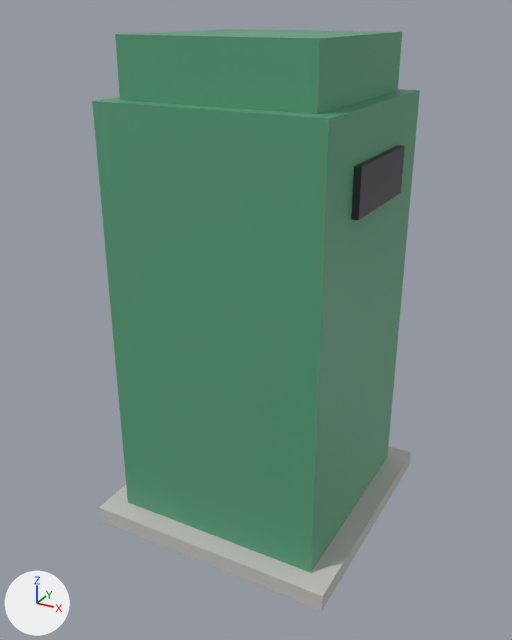
The FBX model SourceArt/Models/SM_Prop_OutdoorBin.fbx: old version first, new version second.
One viewpoint serves both versions: a 50 mm camera at (0.722, -1.356, 1.165) aimed at (-0.006, -0.032, 0.503). Every picture has the same lights, and +X, +Y and +Z are marked at lower left. The first picture is the older version. Where no turn or scale is listed for an object, it has been applied to the vertices.

Script lines for the objects in view, before the commit:
```python
me_sm_prop_outdoorbin = bpy.data.meshes.new('SM_Prop_OutdoorBin')
me_sm_prop_outdoorbin.from_pydata(...)  # a box spanning x -0.25..0.25, y -0.25..0.25, z 0.0..1.0, material slot 2; a box spanning x -0.212..0.212, y -0.212..0.212, z 1.0..1.12, material slot 2; a box spanning x 0.245..0.265, y -0.125..0.125, z 0.8..0.9, material slot 0; a box spanning x -0.3..0.3, y -0.3..0.3, z 0.0..0.04, material slot 1
me_sm_prop_outdoorbin.materials.append(mat_metaldark)  # dark grey #505055
me_sm_prop_outdoorbin.materials.append(mat_concrete)  # light grey #c4c2bf
me_sm_prop_outdoorbin.materials.append(mat_paintgreen)  # green #59a07c
ob_sm_prop_outdoorbin = bpy.data.objects.new('SM_Prop_OutdoorBin', me_sm_prop_outdoorbin)
ob_sm_prop_outdoorbin.location = (0.0, 0.0, 0.0)
```
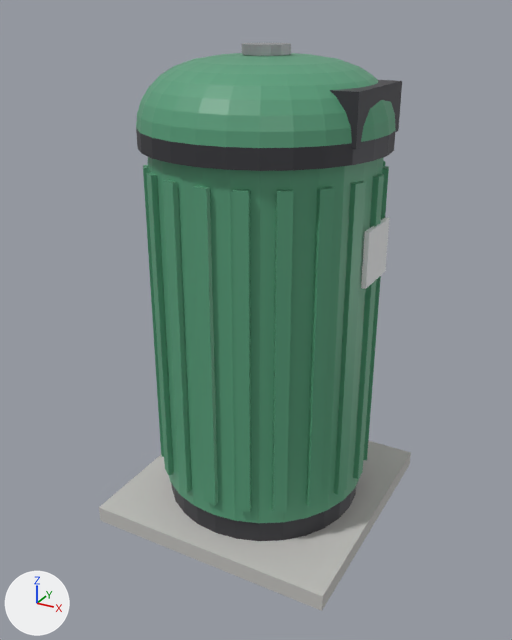
The change, as a list of edits to the scene's bpy script:
```text
Add mat_metal:
    mat_metal = principled_material('Metal')
    mat_metal.base_color = (0.55, 0.56, 0.58)  # light grey #c4c5c8
    mat_metal.metallic = 0.9
    mat_metal.roughness = 0.35
Add mat_plasticwhite:
    mat_plasticwhite = principled_material('PlasticWhite')
    mat_plasticwhite.base_color = (0.85, 0.86, 0.87)  # white #edeff0
Change me_sm_prop_outdoorbin:
    used by ob_sm_prop_outdoorbin; location = (0.0, 0.0, 0.0)
    remove me_sm_prop_outdoorbin.from_pydata(...)  # 32 vertices, 24 faces; spans x -0.3..0.3, y -0.3..0.3, z 0.0..1.12
    add me_sm_prop_outdoorbin.from_pydata(...)  # 604 vertices, 476 faces; spans x -0.3..0.3, y -0.3..0.3, z 0.0..1.1
    me_sm_prop_outdoorbin part 1: a new loose piece, a 28-sided cylinder along z spanning x -0.24..0.24, y -0.24..0.24, z 0.04..0.1, in mat_metaldark (dark grey #505055)
    me_sm_prop_outdoorbin part 2: a new loose piece, a 28-sided cylinder along z spanning x -0.25..0.25, y -0.25..0.25, z 0.1..0.9, in mat_paintgreen (green #59a07c)
    me_sm_prop_outdoorbin part 3: a new loose piece, a box spanning x 0.249..0.261, y -0.015..0.015, z 0.14..0.86, in mat_paintgreen (green #59a07c)
    me_sm_prop_outdoorbin part 4: a new loose piece, a box spanning x -0.015..0.015, y -0.261..-0.249, z 0.14..0.86, in mat_paintgreen (green #59a07c)
    me_sm_prop_outdoorbin part 5: a new loose piece, a box spanning x 0.15..0.25, y -0.12..0.12, z 0.93..1.03, in mat_metaldark (dark grey #505055)
    me_sm_prop_outdoorbin part 6: a new loose piece, a 14-sided cylinder along z spanning x -0.05..0.05, y -0.049..0.049, z 1.08..1.1, in mat_metal (light grey #c4c5c8)
    me_sm_prop_outdoorbin part 7: a new loose piece, a box spanning x 0.255..0.265, y -0.06..0.06, z 0.64..0.76, in mat_plasticwhite (white #edeff0)
    me_sm_prop_outdoorbin part 8: the loose piece of 8 vertices spanning x -0.212..0.212, y -0.212..0.212, z 1.0..1.12 is rebuilt with 280 vertices and now spans x -0.27..0.27, y -0.27..0.27, z 0.9..1.08
    me_sm_prop_outdoorbin part 9
    16 vertices are removed from x -0.25..0.265, y -0.25..0.25, z 0.0..1.0
    12 faces are deleted
    64 vertices are added at x -0.253..0.253, y -0.253..0.253, z 0.14
    64 new vertices lie (0.0, 0.0, 0.72) away from vertices in x -0.253..0.253, y -0.253..0.253, z 0.14
    96 new faces join them, mat_paintgreen (green #59a07c)
    other edits to the shape of me_sm_prop_outdoorbin do not show in these pictures
    add me_sm_prop_outdoorbin.materials.append(mat_metal)  # light grey #c4c5c8
    add me_sm_prop_outdoorbin.materials.append(mat_plasticwhite)  # white #edeff0
```

Location of each change, (x1, y1, x2, y2) in pixels of the pictures (512 x 640 px):
'SM_Prop_OutdoorBin', reshaped
    before: (92, 29, 420, 611)
    after: (99, 43, 411, 611)
part 1 of me_sm_prop_outdoorbin, added
    after: (172, 485, 356, 541)
part 2 of me_sm_prop_outdoorbin, added (green)
    after: (148, 157, 384, 523)
part 3 of me_sm_prop_outdoorbin, added (green)
    after: (353, 174, 384, 479)
part 4 of me_sm_prop_outdoorbin, added (green)
    after: (193, 186, 218, 505)
part 5 of me_sm_prop_outdoorbin, added
    after: (330, 80, 402, 149)
part 6 of me_sm_prop_outdoorbin, added
    after: (242, 43, 291, 56)
part 7 of me_sm_prop_outdoorbin, added
    after: (361, 217, 390, 289)
part 8 of me_sm_prop_outdoorbin, rebuilt (9% narrower, 38% taller)
    before: (115, 29, 402, 114)
    after: (136, 53, 396, 171)
part 9 of me_sm_prop_outdoorbin, cut back
    before: (92, 89, 420, 573)
    after: (143, 160, 389, 512)
